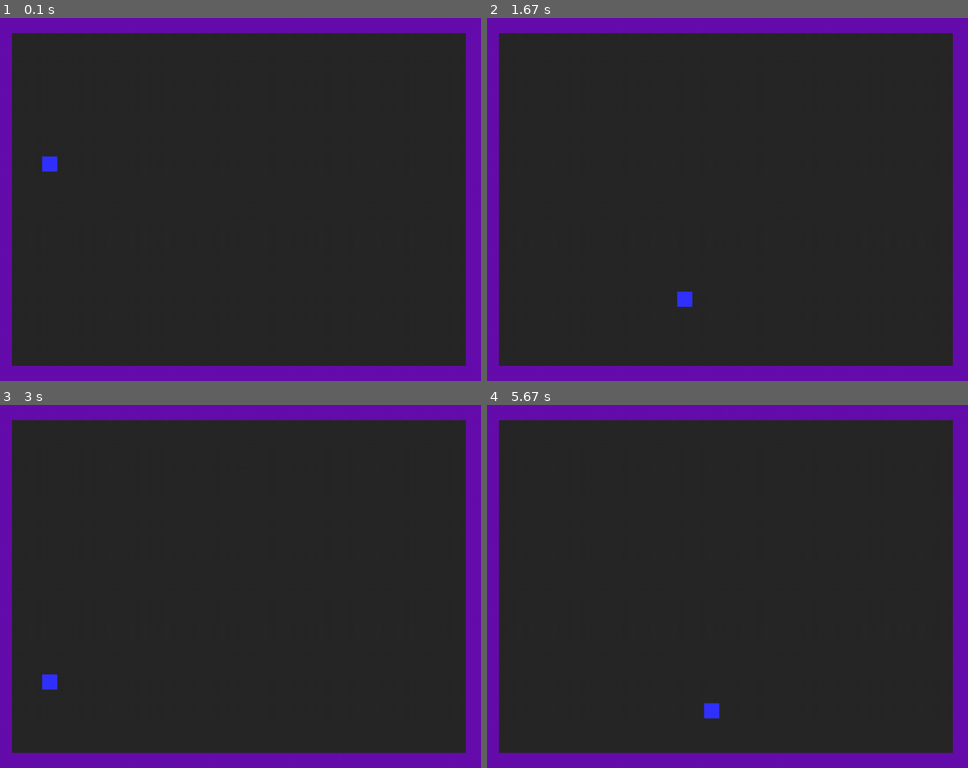
Above: before the commit, frames 1-4 (two rows, left to right).
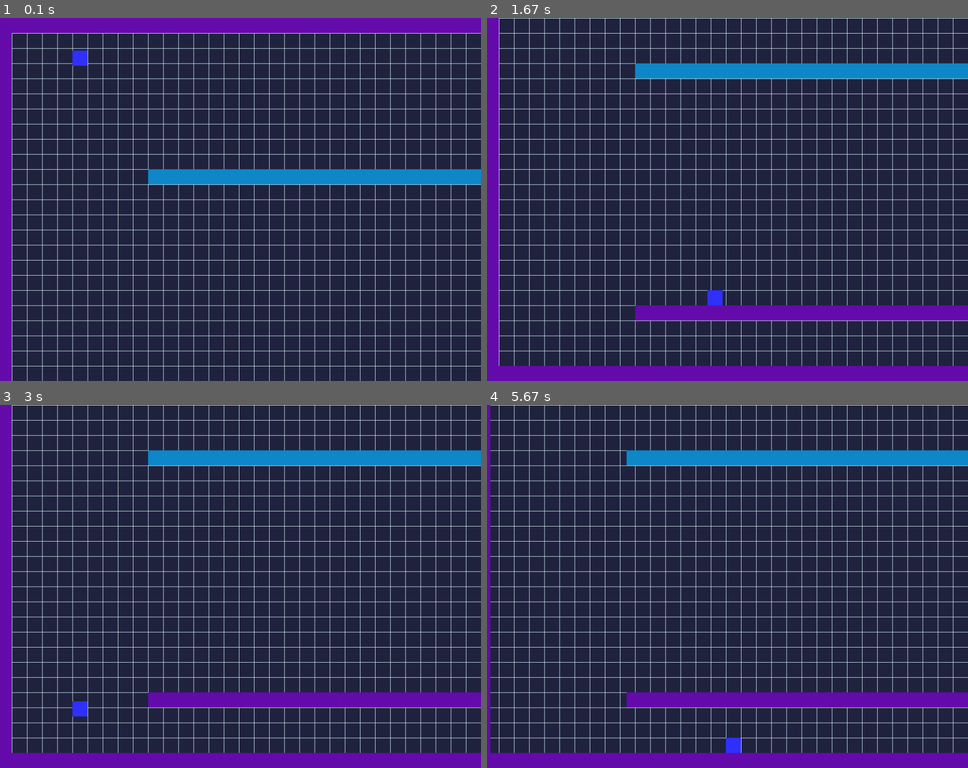
Above: after the commit, the same moments.

Repository: ArthurC13/A-Level-Project-Arthur-Chen
Game: pygame game, started from A level Project.py
Same seed, same stepped clock (60 frames per second), same inputs: the game is played once before the commit and once after it.
Inputs:
- Up to frame 1 (0.1 s): no input
- Up to frame 2 (1.67 s): hold Right 0.33-0.8 s; hold Up 0.83-1.13 s; hold Right 1.17-1.63 s
- Up to frame 3 (3 s): hold Left 1.67-2.2 s; hold Left 2.23-2.63 s; hold Up from 2.67 s (still down)
- Up to frame 4 (5.67 s): release Up at 3.03 s; hold Right 3.07-3.7 s; hold Left 3.73-4.2 s; hold Right 4.23-4.7 s; hold Up 4.73-5.03 s; hold Right 5.07-5.53 s; hold Left from 5.57 s (still down)

The runs differ from the first frame. In frame 1, 63% of the frame differs, in the area x 2-100%, y 4-100%; in frame 2, 64%; in frame 3, 64%; in frame 4, 66%, in the area x 0-100%, y 0-96%.

Commit message:
added camera

Diff:
--- a/A level Project.py
+++ b/A level Project.py
@@ -16,6 +16,7 @@
 LIGHTPINK = (239, 154, 154)
 LIGHTBLUE = (209, 237, 242)
 BRIGHTBLUE = (15, 137, 202)
+NIGHTBLUE = (34, 36, 64)
 
 # -- Game settings
 WIDTH = 1024        #32*32
@@ -23,12 +24,14 @@
 FPS = 60
 GAMETITLE = 'A Level Project'
 
+BGCOLOUR = NIGHTBLUE
+
 TILESIZE = 32
 GRIDWIDTH = WIDTH/TILESIZE
 GRIDHEIGHT = HEIGHT/TILESIZE
 
 PLAYERACC = 0.9
-JUMPVEL = -10
+JUMPVEL = -9.5
 FRICTION = -0.15
 GRAVITY = 0.3
 
@@ -91,17 +94,48 @@
         self.wall_collisions('y')
 
 class Wall(pygame.sprite.Sprite):
-    def __init__(self, game, x, y):
+    def __init__(self, game, x, y, colour):
         self.groups = game.all_sprites_group, game.wall_group
         pygame.sprite.Sprite.__init__(self, self.groups)
         self.game = game
         self.image = pygame.Surface((TILESIZE, TILESIZE))
-        self.image.fill(PURPLE)
+        self.image.fill(colour)
         self.rect = self.image.get_rect()
         self.x = x
         self.y = y
         self.rect.x = x * TILESIZE
         self.rect.y = y * TILESIZE
+
+# -- Map and Camera
+class Map():
+    def __init__(self, map_path):
+        self.maplist = []
+        with open(map_path) as f:
+            for i in f:
+                self.maplist.append(i.strip())
+        self.tilewidth = len(self.maplist[0])
+        self.tileheight = len(self.maplist)
+        self.width = self.tilewidth * TILESIZE
+        self.height = self.tileheight * TILESIZE
+
+class Camera():
+    def __init__(self, width, height):
+        self.camera = pygame.Rect(0, 0, width, height)
+        self.width = width
+        self.height = height
+
+    def apply(self, entity):
+        return entity.rect.move(self.camera.topleft)
+
+    def update(self, target):
+        x = -target.rect.x + int(WIDTH / 2)
+        y = -target.rect.y + int(HEIGHT / 2)
+
+        x = min(0, x)
+        y = min(0, y)
+        x = max(-(self.width - WIDTH), x)
+        y = max(-(self.height - HEIGHT), y)
+        self.camera = pygame.Rect(x, y, self.width, self.height)
 
 # -- Main Game Class
 class Game():
@@ -120,23 +154,20 @@
 
     def new_game(self):
         self.sprite_group_reset()
-        self.level = 1
+        self.level = 2
         self.load_map(self.level)
-
-    def load_map_file(self, map_path):
-        self.maplist = []
-        with open(map_path) as f:
-            for i in f:
-                self.maplist.append(i.strip())
+        self.camera = Camera(self.map.width, self.map.height)
 
     def load_map(self, level):
-        self.load_map_file('maps/map'+str(level)+'.txt')
+        self.map = Map('maps/map'+str(level)+'.txt')
         x = 0
         y = 0
-        for line in self.maplist:
+        for line in self.map.maplist:
             for item in line:
                 if item == '1':
-                    Wall(self, x, y)
+                    Wall(self, x, y, PURPLE)
+                if item == '2':
+                    Wall(self, x, y, BRIGHTBLUE)
                 if item == 'p':
                     self.player = Player(self, x, y)
                 x += 1
@@ -146,7 +177,7 @@
     def game_loop(self):
         self.done = False
         while not self.done:
-            self.dt = self.clock.tick(FPS)/1000  #delta time for time based movements
+            self.clock.tick(FPS)
             self.events()
             self.update()
             self.draw()
@@ -162,11 +193,13 @@
 
     def update(self):
         self.all_sprites_group.update()
+        self.camera.update(self.player)
 
     def draw(self):
-        self.screen.fill(DARKGREY)
-        #self.show_grid_lines()
-        self.all_sprites_group.draw(self.screen)
+        self.screen.fill(BGCOLOUR)
+        self.show_grid_lines()
+        for i in self.all_sprites_group:
+            self.screen.blit(i.image, self.camera.apply(i))
         pygame.display.flip()
 
     def show_grid_lines(self):
--- a/maps/map2.txt
+++ b/maps/map2.txt
@@ -1,24 +1,31 @@
-11111111111111111111111111111111
-10000000p00000000000000000000001
-10000000000000000000000000000001
-10000001111111111111110000000001
-10000000000000000000000000000001
-10000000000000000000000000000001
-10000000000000000000000000000001
-10000000000000000000000000000001
-10000000000000011111111111111101
-10000000000000000000000000000001
-10000000000000000000000000000001
-10011111111111111100000000000001
-10000000000000000000000000000001
-10000000000000000000000000000001
-10000000000000000000000000000001
-10000000000001111111111111110001
-10000000000000000000000000000001
-10000000000000000000000000000001
-10000000000000000000000000000001
-10001111111111111110000000000001
-10000000000000000000000000000001
-10000000000000000000000000000001
-10000000000000000000000000000001
-11111111111111111111111111111111
+1111111111111111111111111111111111111111111111111111111111111111111111111111111111111111111111111111111111111111
+1000000000000000000000000000000000000000000000000000000000000000000000000000000000000000000000000000000000000001
+10000p0000000000000000000000000000000000000000000000000000000000000000000000000000000000000000000000000000000001
+1000000000000000000000000000000000000000000000000000000000000000000000000000000000111111111111111111111111111001
+1000000000000000000000000000000000000000000000000000000000000000000000000000000000000000000000000000000000000001
+1000000000000000000000000000000000000000000000000000000000000000000000000000000000000000000000000000000000000001
+1000000000000000000000000000000000000000000000222222222222222222222222222222222222000000000000000000000000000001
+1000000000000000000000000000000000000000000000000000000000000000000000000000000000000000000000000000000000000001
+1000000000000000000000000000000000000000000000000000000000000000000000000000000000000000000000000000000000000001
+1000000000000000000000000000000000000000000000000000000000000000000000000000000000000000000000000000000000000001
+1000000000222222222222222222222222222222222222000000000000000000000000000000000000000000000000000000000000000001
+1000000000000000000000000000000000000000000000000000000000000000000000000000000000000000000000000000000000000001
+1000000000000000000000000000000000000000000000000000000000000000000000000000000000000000000000000000000000000001
+1000000000000000000000000000000000000000000000000000000000000000000000000000000000000000000000000000000000000001
+1000000000000000000000000000000000000000000000222222222222222222222222222222222222000000000000000000000000000001
+1000000000000000000000000000000000000000000000000000000000000000000000000000000000000000000000000000000000000001
+1000000000000000000000000000000000000000000000000000000000000000000000000000000000000000000000000000000000000001
+1000000000000000000000000000000000000000000000000000000000000000000000000000000000000000000000000000000000000001
+1000000000000000000000000000000000000000000000000000000000000000000000000000000000111111111111111111111111111001
+1000000000000000000000000000000000000000000000000000000000000000000000000000000000000000000000000000000000000001
+1000000000000000000000000000000000000000000000000000000000000000000000000000000000000000000000000000000000000001
+1000000000000000000000000000000000000000000000000000000000000000000000000000000000000000000000000000000000000001
+1000000000000000000000000000000000000000000000111111111111111111111111111111111111000000000000000000000000000001
+1000000000000000000000000000000000000000000000000000000000000000000000000000000000000000000000000000000000000001
+1000000000000000000000000000000000000000000000000000000000000000000000000000000000000000000000000000000000000001
+1000000000000000000000000000000000000000000000000000000000000000000000000000000000000000000000000000000000000001
+1000000000111111111111111111111111111111111111000000000000000000000000000000000000000000000000000000000000000001
+1000000000000000000000000000000000000000000000000000000000000000000000000000000000000000000000000000000000000001
+1000000000000000000000000000000000000000000000000000000000000000000000000000000000000000000000000000000000000001
+1000000000000000000000000000000000000000000000000000000000000000000000000000000000000000000000000000000000000001
+1111111111111111111111111111111111111111111111111111111111111111111111111111111111111111111111111111111111111111
